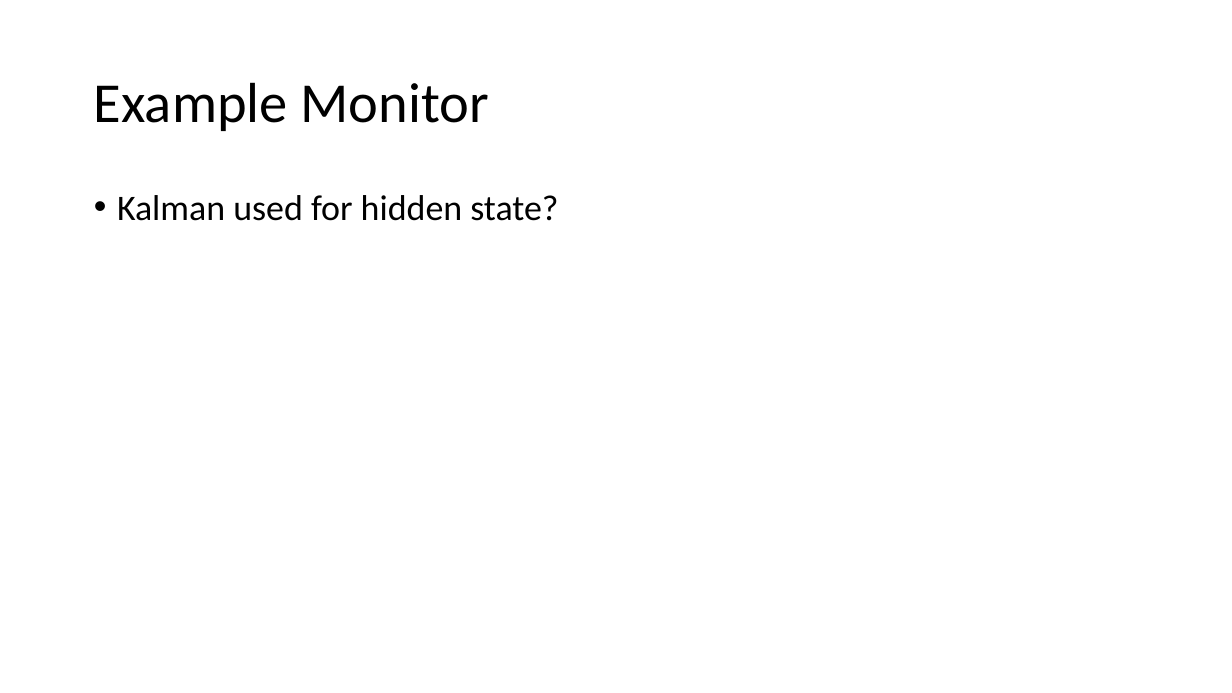
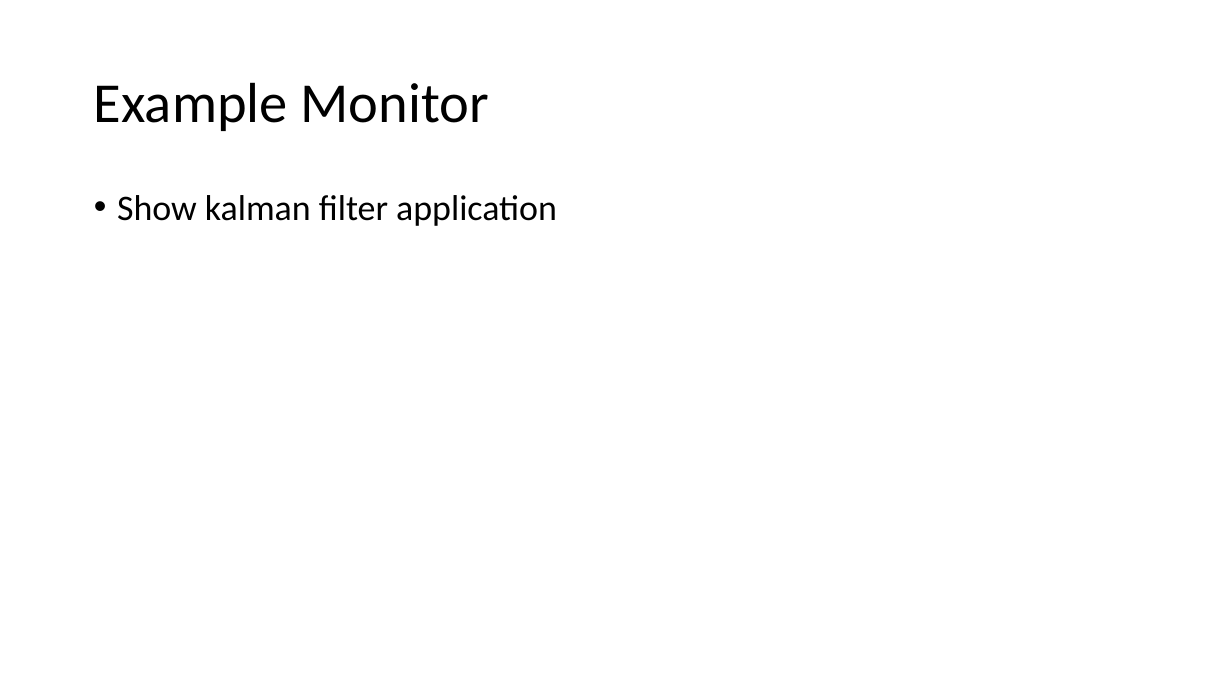
Before and after one commit to INTO-CPS-Association/example_digital-twin_incubator, a slide deck: slide 11 of notes/presentations/DigitLunch_17_December.pptx. Drawn at 1232x693 pixels with LibreOffice and Linux fonts; fonts in the diff are those of the drawing. Boxes give left, top, right and bottom in pixels: in the first picture for what was removed or moved away, otherwise in the second. Text is boxed around its words. In the diff, an @@ line names an element or a change of style, - is before the commit and + after.

```diff
--- a/notes/presentations/DigitLunch_17_December.pptx
+++ b/notes/presentations/DigitLunch_17_December.pptx
@@ text at [117, 195, 557, 226]: text changed @@
-• Kalman used for hidden state?
+• Show kalman filter application
```
Also in this commit, not shown: 1 slide removed, 1 other file.
